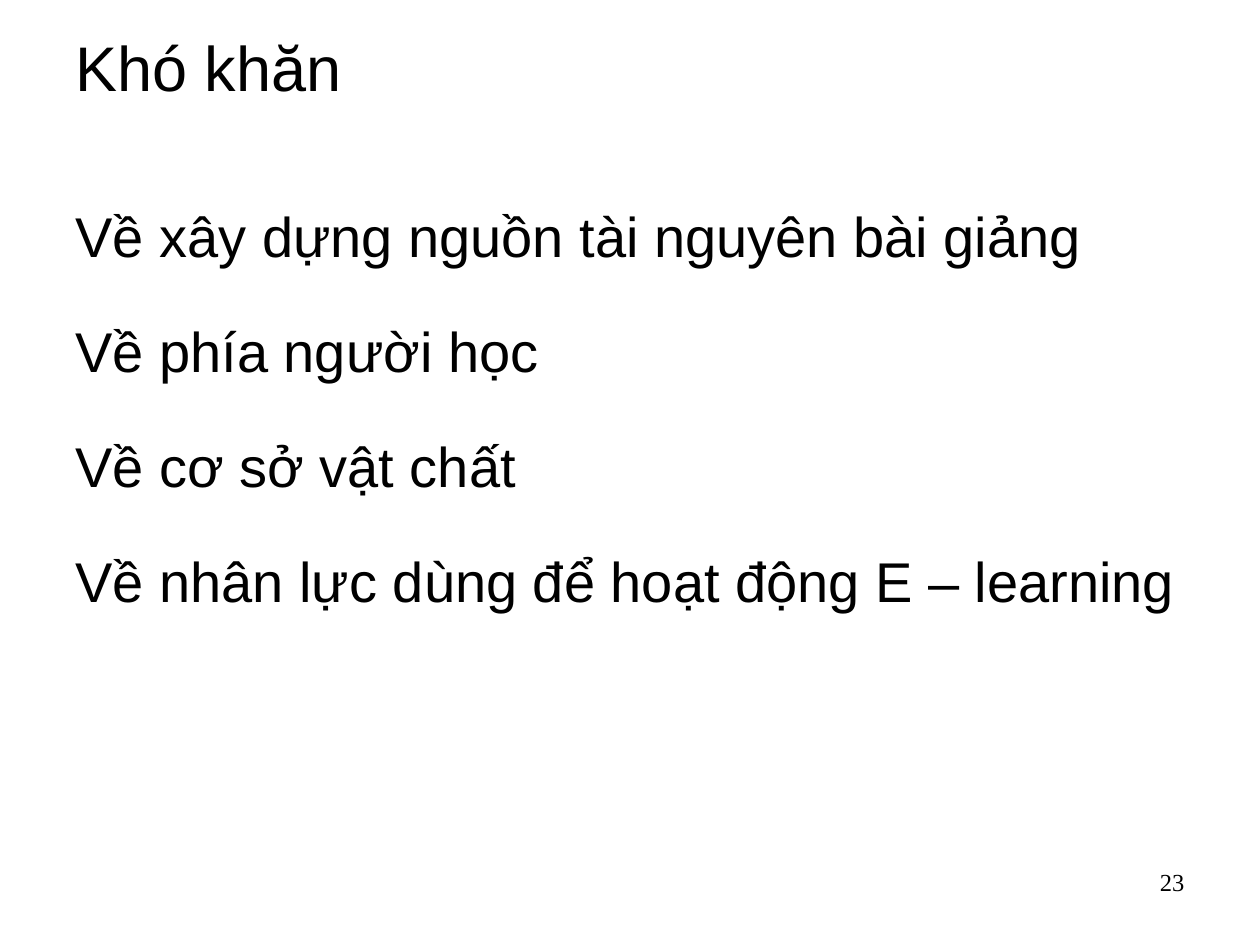
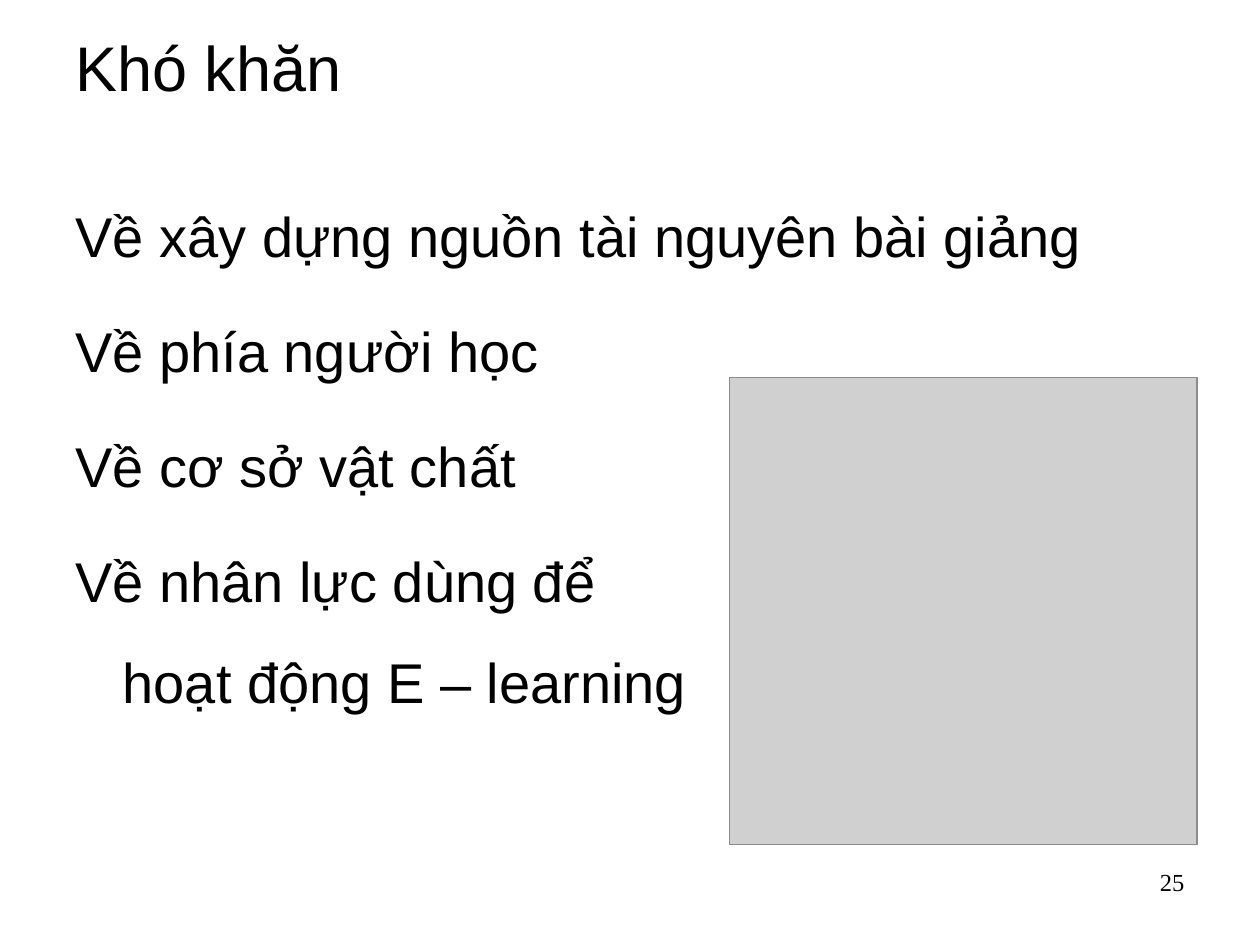
Before and after one commit to dhieucse09/mis, a slide deck: slide 25 of main/group-project/Group project.ppt (slide 23 before the commit). Drawn at 1260x945 pixels with LibreOffice and Linux fonts; fonts in the diff are those of the drawing; grey boxes stand for pictures; background and template pictures are left out. Boxes give left, top, right and bottom in pixels: in the first picture for what was removed or moved away, otherwise in the second. Text is boxed around its words. In the diff, an @@ line names an element or a change of style, - is before the commit and + after.

```diff
--- a/main/group-project/Group project.ppt
+++ b/main/group-project/Group project.ppt
@@ text "Về xây dựng nguồn tài ..." rewrapped from [75,214,1174,613] to [75,214,1081,713] @@
@@ picture added at [730,378,1197,844] @@
@@ page number at [1160,874,1185,892]: text changed @@
-23
+25
```
Also in this commit, not shown: 8 other slides changed, 6 slides added, 3 slides removed, 14 other files.
